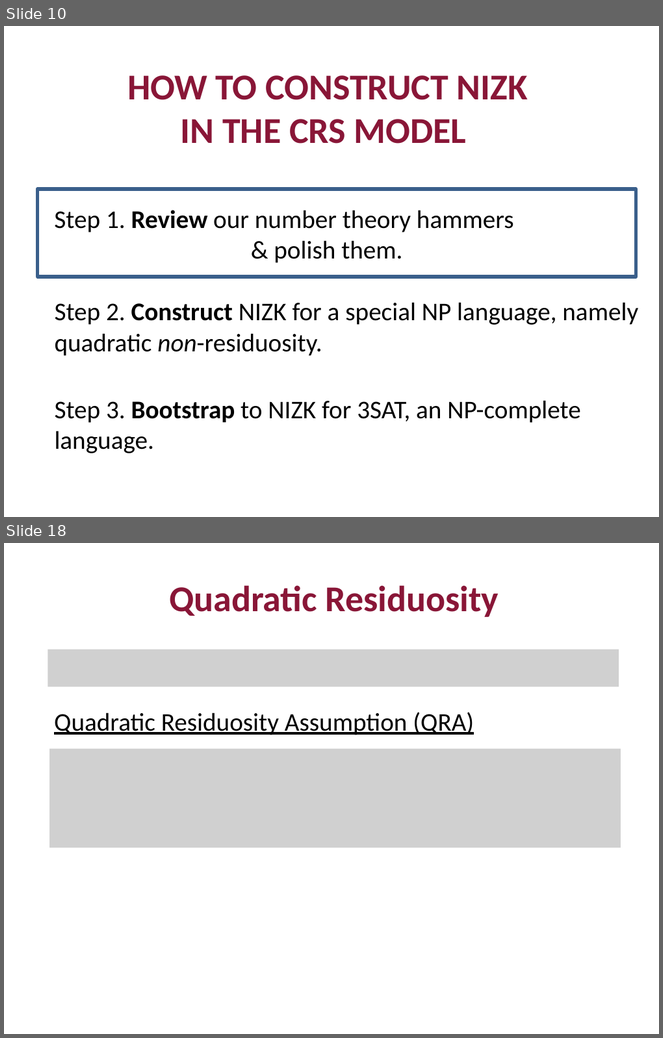
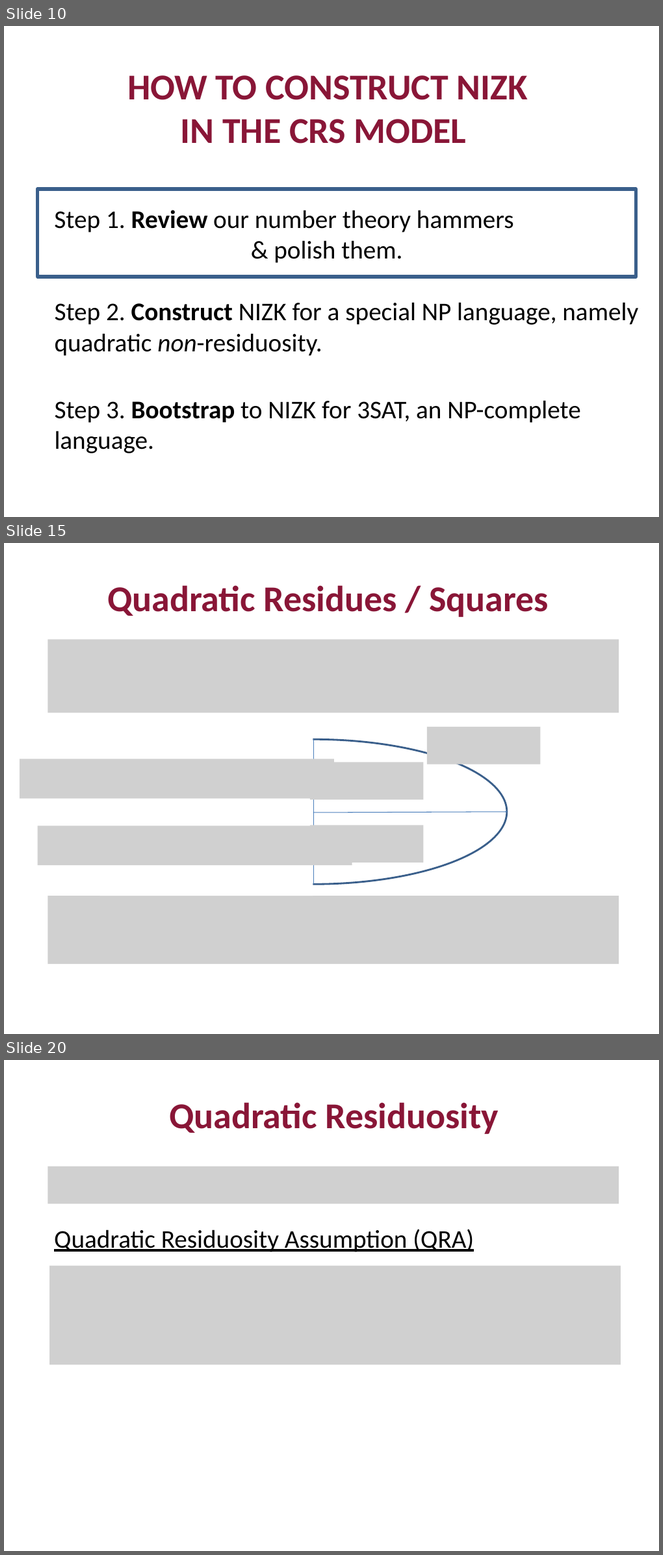
Before and after one commit to mit6875/mit6875.github.io, a slide deck: FA23SLIDES/lec16.pptx. Shown one above the other, each under a label of ours: slides 10 and 18 before the commit, slides 10, 15 and 20 after it; the slides between them are not shown. The pictures are 663x1038 and 663x1555 pixels, drawn with LibreOffice and Linux fonts; fonts in the diff are those of the drawing; grey boxes stand for pictures. Boxes give left, top, right and bottom in pixels: in the first picture for what was removed or moved away, otherwise in the second. Text is boxed around its words. In the diff, an @@ line names an element or a change of style, - is before the commit and + after.

```diff
--- a/FA23SLIDES/lec16.pptx
+++ b/FA23SLIDES/lec16.pptx
@@ slide 15 added at bbox=[4, 543, 659, 1034], background #FFFFFF @@
@@ text added at bbox=[107, 585, 549, 617], 40 pt, text #891637, bold @@
+Quadratic Residues / Squares
@@ picture added at bbox=[48, 639, 620, 713] @@
@@ rectangle added at bbox=[100, 727, 313, 896], fill #FFFFFF @@
@@ picture added at bbox=[427, 727, 541, 765] @@
@@ ellipse added at bbox=[120, 739, 507, 884], fill #FFFFFF, outline #3A5F8C 2 pt @@
@@ line added from (313, 739) to (313, 884), #4B7EBC 0.75 pt @@
@@ picture added at bbox=[20, 759, 334, 798] @@
@@ picture added at bbox=[310, 763, 423, 800] @@
@@ line added from (507, 811) to (313, 813), #4B7EBC 0.75 pt @@
@@ picture added at bbox=[37, 826, 352, 865] @@
@@ picture added at bbox=[310, 825, 423, 863] @@
@@ picture added at bbox=[48, 896, 620, 964] @@
@@ what was slide 18 is now slide 20 @@
```
Also in this commit, not shown: 8 slides changed, 4 other slides added, 22 slides removed, 3 other files.
